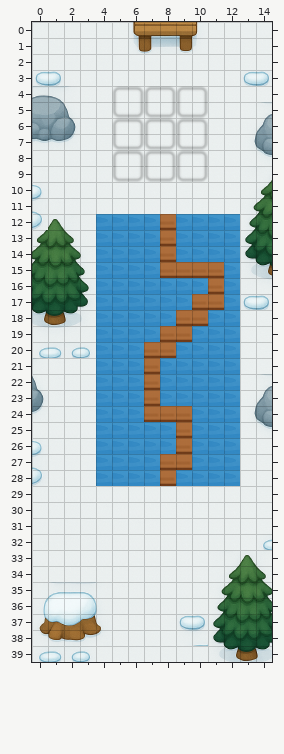
Two states of a Tiled map, assets/tiles/slip_ship_map.tmx. The picture above is the old version.
Cells are 44x44 px. Shown: x 0..14, y 0..39.
The same view after the edit:
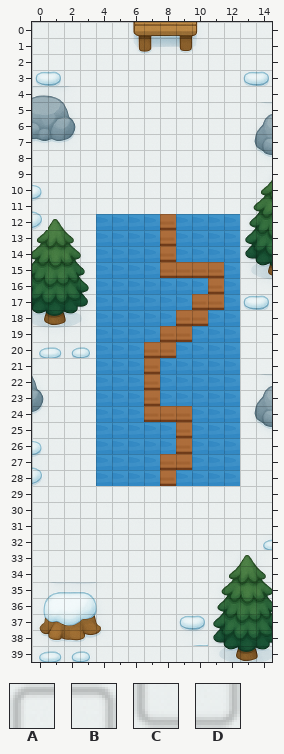
Key: from "puzzle_grid": A 0, B 1, C 6, D 7.
_ is an empty cell.
See-through tiles are keyed as they look on the map.
Diff:
{"where": "layer \"bridge\""}
{"y":4,"x":5,"old":"ABABAB","new":"______"}
{"y":5,"x":5,"old":"CDCDCD","new":"______"}
{"y":6,"x":5,"old":"ABABAB","new":"______"}
{"y":7,"x":5,"old":"CDCDCD","new":"______"}
{"y":8,"x":5,"old":"ABABAB","new":"______"}
{"y":9,"x":5,"old":"CDCDCD","new":"______"}
{"label":"removed","picture_box":[112,86,208,182]}
